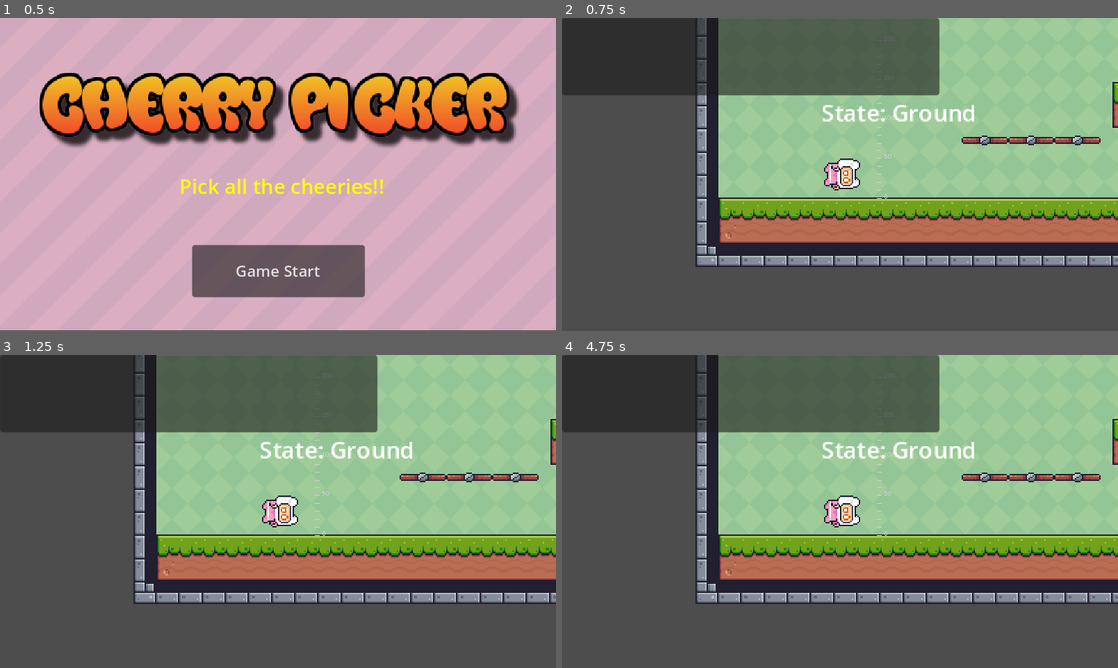
Above: before the commit, frames 1-4 (two rows, left to right).
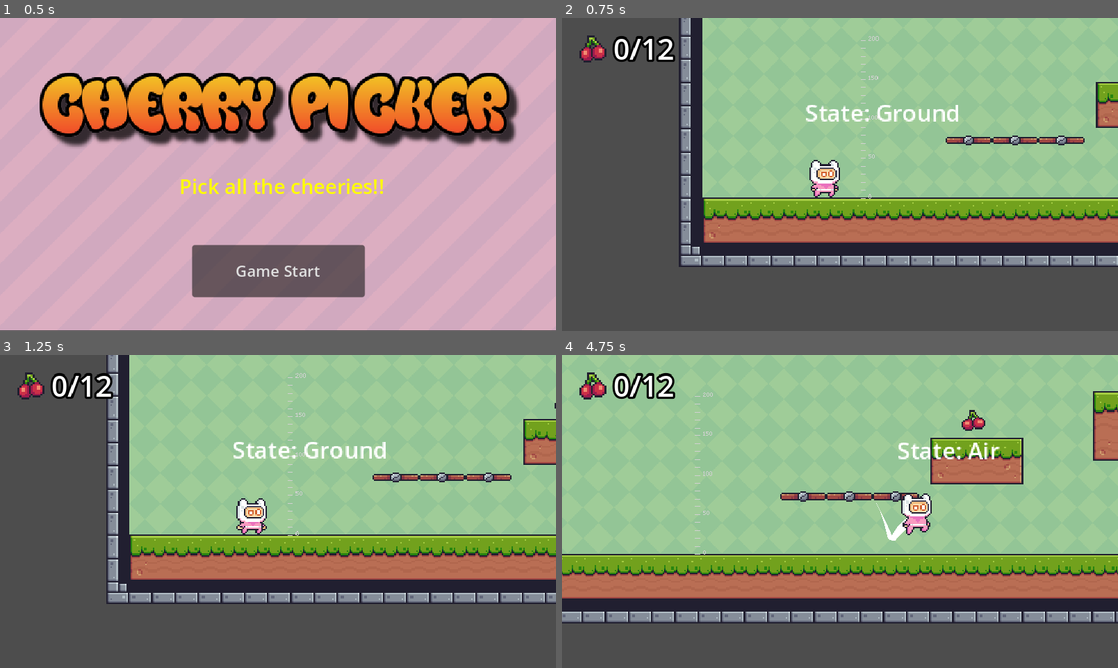
Above: after the commit, the same moments.

Repository: vinipena/GameJam
Game: Godot game, scene res://Scenes/main_menu.tscn
The game is run twice, just before and just after one commit, with the same random seed, the same clock (stepped at 60 frames per second) and the same inputs.
Inputs (mouse positions are in pixels of both pictures, inside the frame that each line leads up to):
- Up to frame 1 (0.5 s): no input
- Up to frame 2 (0.75 s): click "Game Start" at 0.5 s
- Up to frame 3 (1.25 s): no input
- Up to frame 4 (4.75 s): move the mouse to (962, 495) at 1.27 s; hold Down (crouch) 1.28-2.03 s; hold Right (right) 1.28-2.78 s; tap Space (jump) at 1.52, 2.27, 3.77, 4.52 s; move the mouse to (728, 527) at 2.02 s; tap Down (crouch) at 2.1, 3.6 s; move the mouse to (895, 442) at 2.77 s; hold Left (left) 2.78-3.53 s; hold Down (crouch) 2.78-3.53 s; move the mouse to (812, 574) at 3.52 s; hold Right (right) from 3.53 s (still down); move the mouse to (1006, 558) at 4.27 s; hold Down (crouch) from 4.28 s (still down)

Frame 1 is identical in both runs. In frame 2, 25% of the frame differs, in the area x 0-100%, y 0-80%; in frame 3, 26%; in frame 4, 59%, in the area x 0-100%, y 0-86%.
Error before the commit: Invalid access to property or key 'can_move' on a base object of type 'Node (PlayerStateMachine)'. (res://Scripts/player.gd:28)

Commit message:
Edits Teco

Diff:
--- a/Scenes/Level_1/level_1.tscn
+++ b/Scenes/Level_1/level_1.tscn
@@ -1,14 +1,146 @@
-[gd_scene load_steps=8 format=3 uid="uid://cdymwnw3odf2e"]
+[gd_scene load_steps=27 format=3 uid="uid://cdymwnw3odf2e"]
 
 [ext_resource type="PackedScene" uid="uid://bnvhqss2dr0bp" path="res://Scenes/Level_1/bg_level_1.tscn" id="1_yru7x"]
 [ext_resource type="PackedScene" uid="uid://ca1jl7tjmr12y" path="res://Scenes/Level_1/tile_map_level_1.tscn" id="2_i2p3s"]
 [ext_resource type="PackedScene" uid="uid://sko0w8wy0jeo" path="res://Scenes/player.tscn" id="3_qoqjx"]
 [ext_resource type="Script" path="res://Scripts/GameManager.gd" id="4_mwdu7"]
 [ext_resource type="PackedScene" uid="uid://cyulk4ytok41t" path="res://Scenes/trophy.tscn" id="6_5xw3e"]
+[ext_resource type="Texture2D" uid="uid://bm7sv8dwijkhi" path="res://Arts/Assets/Fruits/Cherries.png" id="6_o6uw1"]
 [ext_resource type="PackedScene" uid="uid://ir8fo5ifbmq1" path="res://Scenes/obstacles.tscn" id="6_umt0l"]
 [ext_resource type="PackedScene" uid="uid://c58jvwxd42dc1" path="res://Scenes/cherries_collectable.tscn" id="7_gc53e"]
 
+[sub_resource type="AtlasTexture" id="AtlasTexture_0xttl"]
+atlas = ExtResource("6_o6uw1")
+region = Rect2(0, 0, 32, 32)
+
+[sub_resource type="AtlasTexture" id="AtlasTexture_buydx"]
+atlas = ExtResource("6_o6uw1")
+region = Rect2(32, 0, 32, 32)
+
+[sub_resource type="AtlasTexture" id="AtlasTexture_m2w4c"]
+atlas = ExtResource("6_o6uw1")
+region = Rect2(64, 0, 32, 32)
+
+[sub_resource type="AtlasTexture" id="AtlasTexture_lsn16"]
+atlas = ExtResource("6_o6uw1")
+region = Rect2(96, 0, 32, 32)
+
+[sub_resource type="AtlasTexture" id="AtlasTexture_7sm5a"]
+atlas = ExtResource("6_o6uw1")
+region = Rect2(128, 0, 32, 32)
+
+[sub_resource type="AtlasTexture" id="AtlasTexture_r2jh0"]
+atlas = ExtResource("6_o6uw1")
+region = Rect2(160, 0, 32, 32)
+
+[sub_resource type="AtlasTexture" id="AtlasTexture_0pnmx"]
+atlas = ExtResource("6_o6uw1")
+region = Rect2(192, 0, 32, 32)
+
+[sub_resource type="AtlasTexture" id="AtlasTexture_ime3h"]
+atlas = ExtResource("6_o6uw1")
+region = Rect2(224, 0, 32, 32)
+
+[sub_resource type="AtlasTexture" id="AtlasTexture_tei4c"]
+atlas = ExtResource("6_o6uw1")
+region = Rect2(256, 0, 32, 32)
+
+[sub_resource type="AtlasTexture" id="AtlasTexture_7ql6l"]
+atlas = ExtResource("6_o6uw1")
+region = Rect2(288, 0, 32, 32)
+
+[sub_resource type="AtlasTexture" id="AtlasTexture_ae1r1"]
+atlas = ExtResource("6_o6uw1")
+region = Rect2(320, 0, 32, 32)
+
+[sub_resource type="AtlasTexture" id="AtlasTexture_mjgyl"]
+atlas = ExtResource("6_o6uw1")
+region = Rect2(352, 0, 32, 32)
+
+[sub_resource type="AtlasTexture" id="AtlasTexture_td4ns"]
+atlas = ExtResource("6_o6uw1")
+region = Rect2(384, 0, 32, 32)
+
+[sub_resource type="AtlasTexture" id="AtlasTexture_ui5o7"]
+atlas = ExtResource("6_o6uw1")
+region = Rect2(416, 0, 32, 32)
+
+[sub_resource type="AtlasTexture" id="AtlasTexture_yori0"]
+atlas = ExtResource("6_o6uw1")
+region = Rect2(448, 0, 32, 32)
+
+[sub_resource type="AtlasTexture" id="AtlasTexture_56nbk"]
+atlas = ExtResource("6_o6uw1")
+region = Rect2(480, 0, 32, 32)
+
+[sub_resource type="AtlasTexture" id="AtlasTexture_8u7b7"]
+atlas = ExtResource("6_o6uw1")
+region = Rect2(512, 0, 32, 32)
+
+[sub_resource type="SpriteFrames" id="SpriteFrames_qpx5a"]
+animations = [{
+"frames": [{
+"duration": 1.0,
+"texture": SubResource("AtlasTexture_0xttl")
+}, {
+"duration": 1.0,
+"texture": SubResource("AtlasTexture_buydx")
+}, {
+"duration": 1.0,
+"texture": SubResource("AtlasTexture_m2w4c")
+}, {
+"duration": 1.0,
+"texture": SubResource("AtlasTexture_lsn16")
+}, {
+"duration": 1.0,
+"texture": SubResource("AtlasTexture_7sm5a")
+}, {
+"duration": 1.0,
+"texture": SubResource("AtlasTexture_r2jh0")
+}, {
+"duration": 1.0,
+"texture": SubResource("AtlasTexture_0pnmx")
+}, {
+"duration": 1.0,
+"texture": SubResource("AtlasTexture_ime3h")
+}, {
+"duration": 1.0,
+"texture": SubResource("AtlasTexture_tei4c")
+}, {
+"duration": 1.0,
+"texture": SubResource("AtlasTexture_7ql6l")
+}, {
+"duration": 1.0,
+"texture": SubResource("AtlasTexture_ae1r1")
+}, {
+"duration": 1.0,
+"texture": SubResource("AtlasTexture_mjgyl")
+}, {
+"duration": 1.0,
+"texture": SubResource("AtlasTexture_td4ns")
+}, {
+"duration": 1.0,
+"texture": SubResource("AtlasTexture_ui5o7")
+}, {
+"duration": 1.0,
+"texture": SubResource("AtlasTexture_yori0")
+}, {
+"duration": 1.0,
+"texture": SubResource("AtlasTexture_56nbk")
+}, {
+"duration": 1.0,
+"texture": SubResource("AtlasTexture_8u7b7")
+}],
+"loop": false,
+"name": &"default",
+"speed": 25.0
+}]
+
 [node name="Level1" type="Node2D"]
+
+[node name="GameManager" type="Node" parent="."]
+unique_name_in_owner = true
+script = ExtResource("4_mwdu7")
 
 [node name="Camera2D" type="Camera2D" parent="."]
 position = Vector2(220, 496)
@@ -18,6 +150,7 @@
 position_smoothing_enabled = true
 drag_horizontal_enabled = true
 drag_vertical_enabled = true
+drag_horizontal_offset = 1.0
 
 [node name="BG" parent="." instance=ExtResource("1_yru7x")]
 z_index = -2
@@ -35,28 +168,40 @@
 [node name="RemoteTransform2D" type="RemoteTransform2D" parent="Player"]
 remote_path = NodePath("../../Camera2D")
 
-[node name="GameManager" type="Node" parent="."]
-unique_name_in_owner = true
-script = ExtResource("4_mwdu7")
-
-[node name="Area2D" parent="." instance=ExtResource("6_5xw3e")]
+[node name="Troféu" parent="." instance=ExtResource("6_5xw3e")]
 position = Vector2(3331, 369)
 
 [node name="UI" type="CanvasLayer" parent="."]
 
 [node name="Panel" type="Panel" parent="UI"]
-offset_right = 391.0
-offset_bottom = 80.0
+self_modulate = Color(1, 1, 1, 0)
+custom_minimum_size = Vector2(120, 65)
+offset_right = 120.0
+offset_bottom = 65.0
 
 [node name="PointsLabel" type="Label" parent="UI/Panel"]
 unique_name_in_owner = true
-layout_mode = 0
-offset_right = 387.0
-offset_bottom = 78.0
+custom_minimum_size = Vector2(70, 65)
+layout_mode = 1
+anchors_preset = -1
+anchor_left = 0.417
+anchor_right = 1.0
+anchor_bottom = 1.0
+offset_left = -0.0400047
+theme_override_colors/font_shadow_color = Color(0, 0, 0, 1)
+theme_override_colors/font_outline_color = Color(0, 0, 0, 1)
+theme_override_constants/outline_size = 9
 theme_override_font_sizes/font_size = 30
+text = "0/12"
 horizontal_alignment = 1
 vertical_alignment = 1
 
+[node name="Cherrie Icon" type="AnimatedSprite2D" parent="UI"]
+scale = Vector2(2, 2)
+sprite_frames = SubResource("SpriteFrames_qpx5a")
+frame_progress = 0.195756
+centered = false
+
 [node name="WrapperObstacles" type="Node" parent="."]
 
 [node name="Obstacles" parent="WrapperObstacles" instance=ExtResource("6_umt0l")]
--- a/Scenes/cherries_collectable.tscn
+++ b/Scenes/cherries_collectable.tscn
@@ -127,7 +127,7 @@
 }],
 "loop": true,
 "name": &"default",
-"speed": 5.0
+"speed": 24.0
 }]
 
 [sub_resource type="CapsuleShape2D" id="CapsuleShape2D_yrh8q"]
@@ -141,7 +141,7 @@
 
 [node name="AnimatedSprite2D" type="AnimatedSprite2D" parent="."]
 sprite_frames = SubResource("SpriteFrames_tlr75")
-frame_progress = 0.250625
+frame_progress = 0.723946
 
 [node name="CollisionShape2D" type="CollisionShape2D" parent="."]
 shape = SubResource("CapsuleShape2D_yrh8q")
--- a/Scenes/main_menu.tscn
+++ b/Scenes/main_menu.tscn
@@ -38,6 +38,7 @@
 texture = ExtResource("3_x57dk")
 
 [node name="Label" type="Label" parent="Logo"]
+layout_mode = 0
 offset_left = 153.0
 offset_top = 112.0
 offset_right = 362.0
--- a/Scripts/GameManager.gd
+++ b/Scripts/GameManager.gd
@@ -2,8 +2,13 @@
 
 var points= 0
 @onready var points_label = %PointsLabel
+@onready var cherrie_icon = $"../UI/Cherrie Icon"
+
 @export var total_cherries = 12
+
 func add_points():
-	points += 1
-	print(points)
-	points_label.text = "Total cherries!: " + str(points) + "/"+ str(total_cherries)
+	if points + 1 :
+		cherrie_icon.play("default")
+		points += 1
+		print('olha o pontos ' , points)
+		points_label.text =  str(points) + "/"+ str(total_cherries)
--- a/Scripts/PlayerStateMachine.gd
+++ b/Scripts/PlayerStateMachine.gd
@@ -6,8 +6,6 @@
 var states:Array[State]
 
 @onready var animation_player : AnimationPlayer = $"../AnimationPlayer"
-
-
 
 func _ready():
 	for child in get_children():
@@ -23,6 +21,7 @@
 		switch_state(current_state.next_state)
 
 	current_state.state_process(delta)
+
 func check_if_can_move():
 	return current_state.can_move
 
--- a/Scripts/cherries_collectable.gd
+++ b/Scripts/cherries_collectable.gd
@@ -1,6 +1,10 @@
 extends Area2D
 
 @onready var game_manager = %GameManager
+@onready var animated_sprite = $AnimatedSprite2D
+
+func _physics_process(delta):
+	animated_sprite.play("default")
 
 func _on_body_entered(body):
 	if( body.name == "Player"):
--- a/Scripts/player.gd
+++ b/Scripts/player.gd
@@ -25,7 +25,9 @@
 
 func _physics_process(delta):
 
-	if state_machine.can_move:
+	#state_machine.current_state.can_move = false
+
+	if state_machine.current_state.can_move:
 		direction = Input.get_vector("left","right","crouch","")
 		if direction.x != 0 && state_machine.check_if_can_move():
 			velocity.x = direction.x * speed
Not shown, added: Scenes/pla39F3.tmp
Not shown, added: Scenes/pla6754.tmp
Not shown, added: Scenes/pla81AD.tmp
Not shown, added: Scenes/pla9B93.tmp
Not shown, added: Scenes/plaF433.tmp
